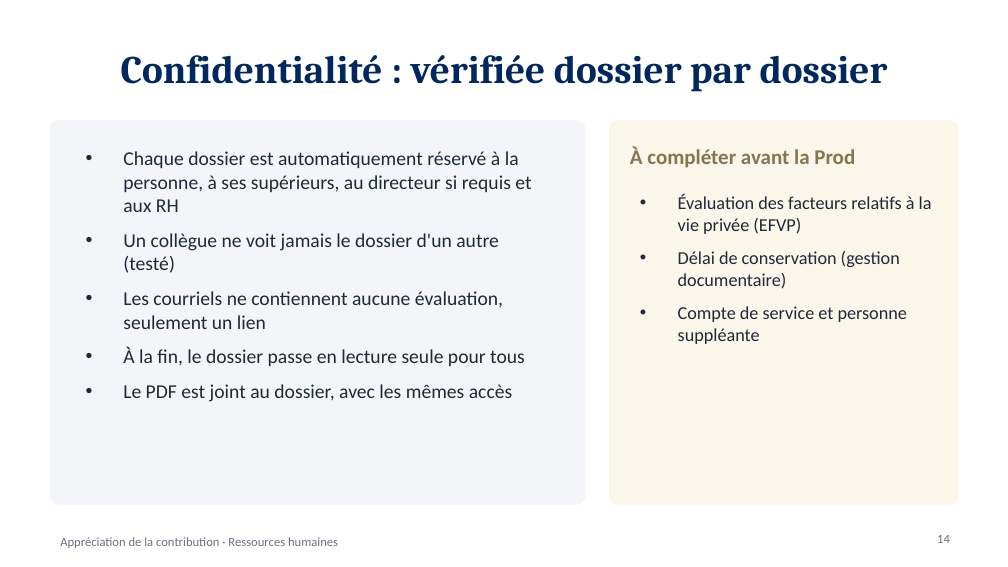
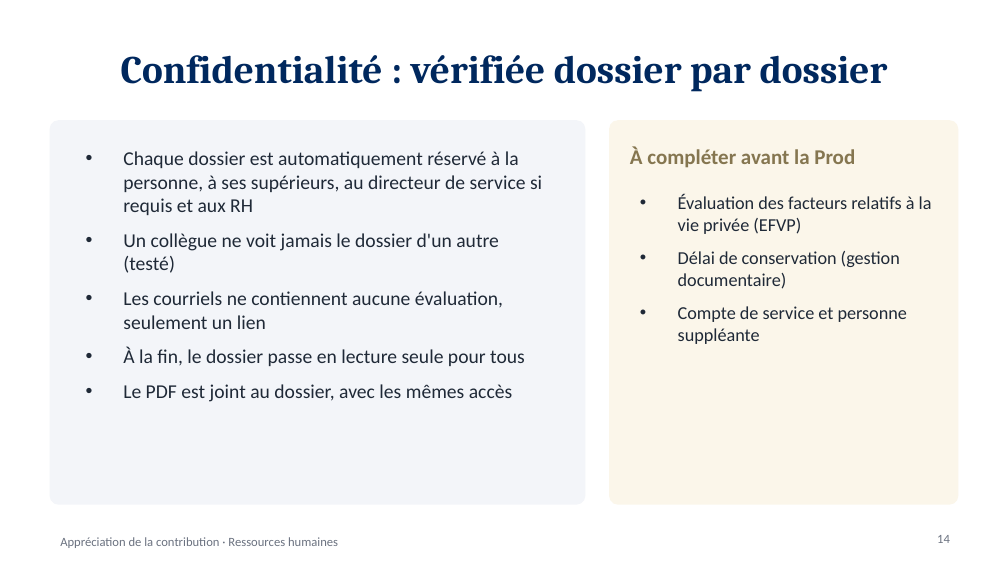
Before and after one commit to tazmustang/jsoncrack.com, a slide deck: slide 14 of powerapps/presentation/Presentation-Appreciation-contribution.pptx. Drawn at 1008x567 pixels with LibreOffice and Linux fonts; fonts in the diff are those of the drawing. Boxes give left, top, right and bottom in pixels: in the first picture for what was removed or moved away, otherwise in the second. Text is boxed around its words. In the diff, an @@ line names an element or a change of style, - is before the commit and + after.

```diff
--- a/powerapps/presentation/Presentation-Appreciation-contribution.pptx
+++ b/powerapps/presentation/Presentation-Appreciation-contribution.pptx
@@ text at (x1=123, y1=151, x2=542, y2=215): text changed @@
-• Chaque dossier est automatiquement réservé à la personne, à ses supérieurs, au directeur si requis et aux RH
+• Chaque dossier est automatiquement réservé à la personne, à ses supérieurs, au directeur de service si requis et aux RH
```
Also in this commit, not shown: 2 other slides changed, 46 other files.
